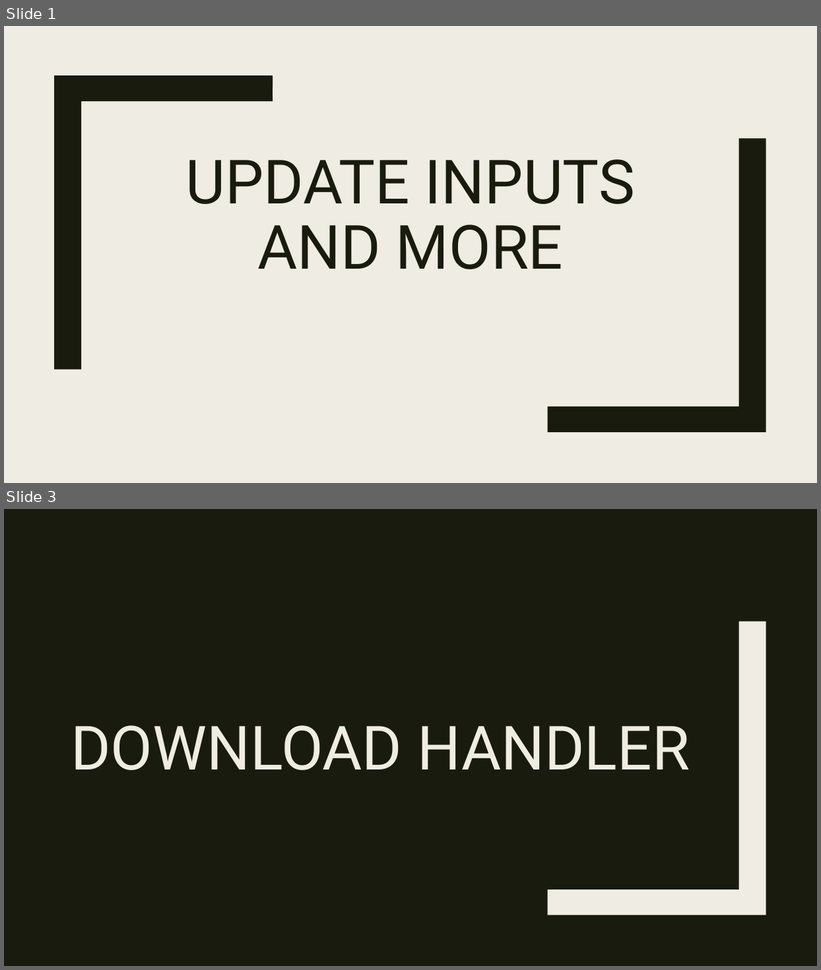
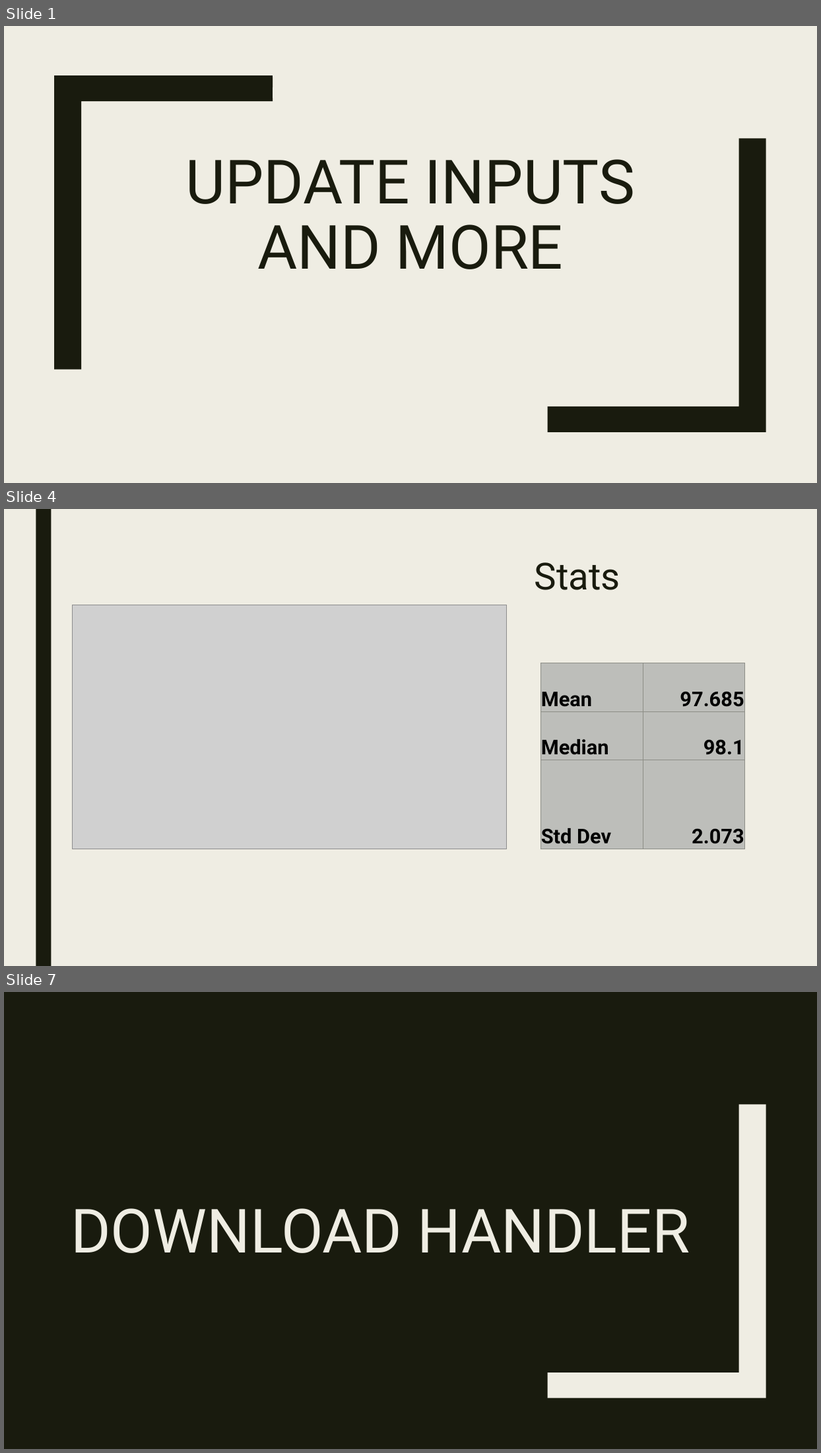
Before and after one commit to RforOperations2018/Class_5, a slide deck: Class 5.pptx. Shown one above the other, each under a label of ours: slides 1 and 3 before the commit, slides 1, 4 and 7 after it; the slides between them are not shown. The pictures are 821x970 and 821x1453 pixels, drawn with LibreOffice and Linux fonts; fonts in the diff are those of the drawing; grey boxes stand for pictures. Boxes give left, top, right and bottom in pixels: in the first picture for what was removed or moved away, otherwise in the second. Text is boxed around its words. In the diff, an @@ line names an element or a change of style, - is before the commit and + after.

```diff
--- a/Class 5.pptx
+++ b/Class 5.pptx
@@ slide 4 added at (x1=4, y1=509, x2=817, y2=966), background #EFEDE3 @@
@@ rectangle added at (x1=36, y1=509, x2=51, y2=966), fill #191B0E @@
@@ title added at (x1=535, y1=562, x2=620, y2=590), 44 pt, text #191B0E @@
+Stats
@@ picture added at (x1=73, y1=605, x2=507, y2=850) @@
@@ table added at (x1=541, y1=663, x2=745, y2=852), 3 rows, 2 columns @@
+Mean | 97.685
+Median | 98.1
+Std Dev | 2.073
@@ what was slide 3 is now slide 7 @@
```
Also in this commit, not shown: 1 slide changed, 3 other slides added, 4 other files.
